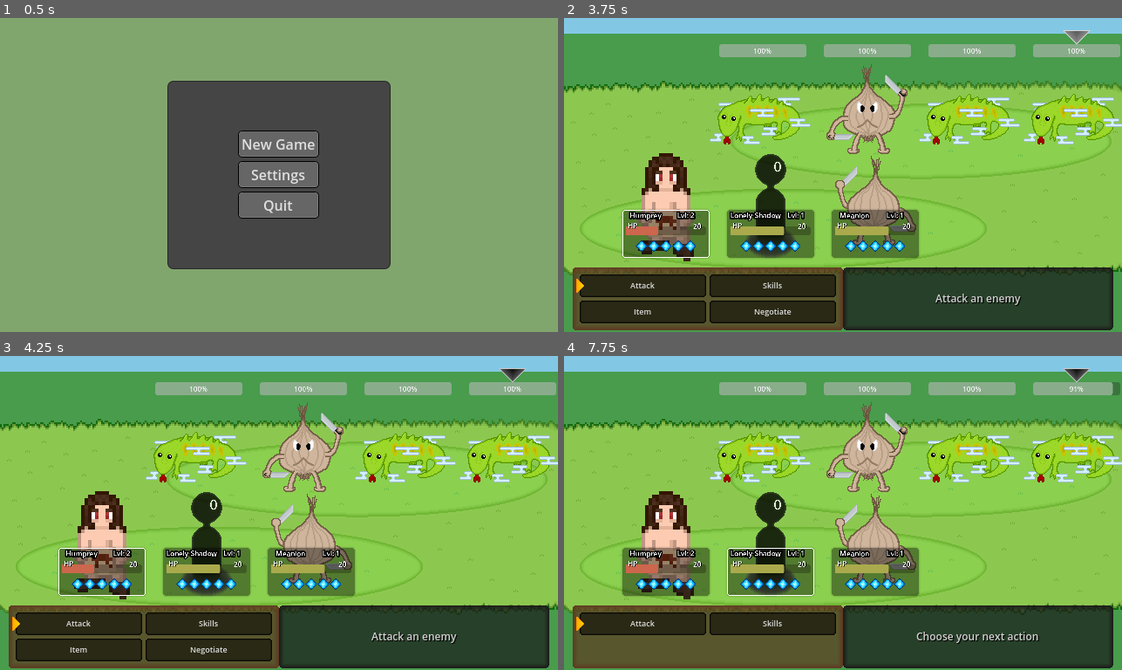
Above: before the commit, frames 1-4 (two rows, left to right).
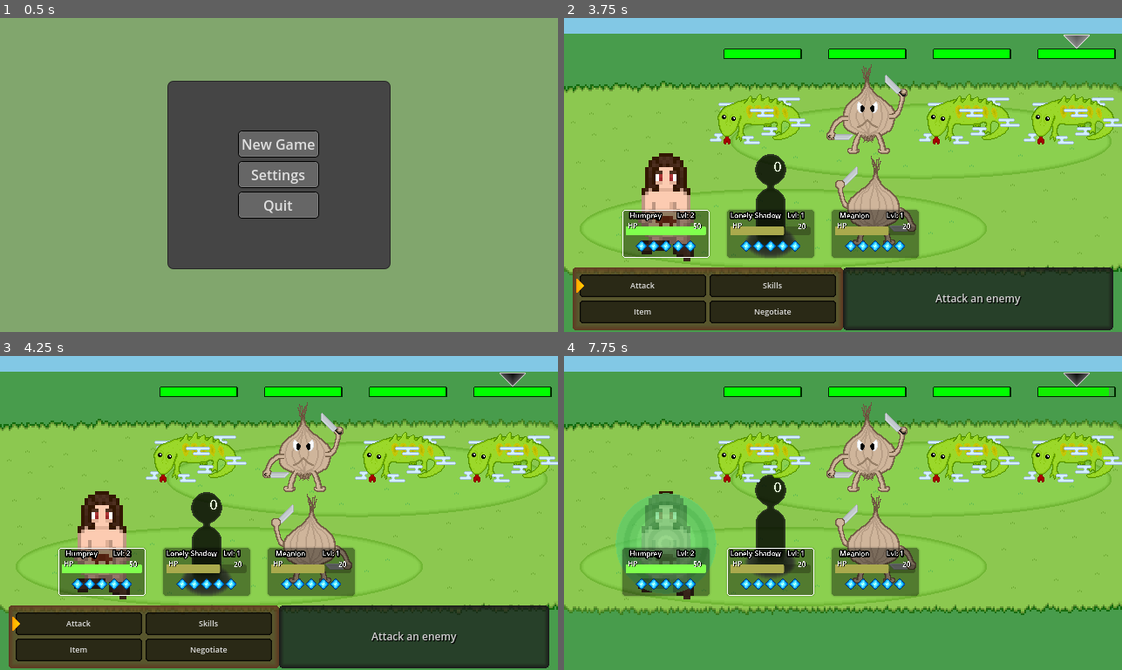
Above: after the commit, the same moments.

Repository: Willi-bot/GameProject
Game: Godot game, scene res://RootScene.tscn
The game is run twice, just before and just after one commit, with the same random seed, the same clock (stepped at 60 frames per second) and the same inputs.
Inputs (mouse positions are in pixels of both pictures, inside the frame that each line leads up to):
- Up to frame 1 (0.5 s): no input
- Up to frame 2 (3.75 s): click "New Game" at 0.5 s; click "Items" at 1.25 s; click "Team" at 2 s; click "Settings" at 2.75 s; tap Enter (Confirm) at 3.5 s; drag from (787, 187) to (971, 187) at 3.52 s
- Up to frame 3 (4.25 s): no input
- Up to frame 4 (7.75 s): click "Attack" at 4.25 s; drag from (731, 528) to (815, 575) at 5.02 s; click "Skills" at 5.75 s; click (614, 622) at 6.5 s, where only the run after the commit has a clickable "Heal"; click (619, 635) at 7.25 s, where only the run after the commit has a clickable "Humprey"

Frame 1 is identical in both runs. In frame 2, 3.4% of the frame differs, in the area x 11-100%, y 3-70%; in frame 3, 3.5%; in frame 4, 27%, in the area x 1-100%, y 3-100%.

Commit message:
add logic for hidding menu while animation is active

Diff:
--- a/gameproject/assets/asset.gd
+++ b/gameproject/assets/asset.gd
@@ -10,6 +10,7 @@
 @export var description: String
 @export var type: Type
 
+signal selection_finished
 signal turn_ended
 
 func _init():
--- a/gameproject/assets/items/FairyTear.gd
+++ b/gameproject/assets/items/FairyTear.gd
@@ -10,6 +10,7 @@
 
 func execute(entity: BaseEntity):
 	super(entity)
+	selection_finished.emit()
 
 	Global._update_item_count(self)
 	entity.current_mp = entity.max_mp
--- a/gameproject/assets/items/SmallElixir.gd
+++ b/gameproject/assets/items/SmallElixir.gd
@@ -10,6 +10,7 @@
 
 func execute(entity: BaseEntity):
 	super(entity)
+	selection_finished.emit()
 
 	Global._update_item_count(self)
 	entity.heal(40)
--- a/gameproject/assets/skills/Fireball.gd
+++ b/gameproject/assets/skills/Fireball.gd
@@ -13,6 +13,8 @@
 
 func execute(entity: BaseEntity) -> void:
 	super(entity)
+	selection_finished.emit()
+
 
 	entity.use_mp(mp_cost)
 	target = Global.bm.selected_target
--- a/gameproject/assets/skills/Heal.gd
+++ b/gameproject/assets/skills/Heal.gd
@@ -14,6 +14,9 @@
 
 	entity.use_mp(mp_cost)
 	target = await Global.bm.get_player_target()
+
+	selection_finished.emit()
+
 	var heal_amount = entity.intelligence * 2
 	target.entity.heal(heal_amount)
 	animation_scene = animation.instantiate() as AnimatedSprite2D
--- a/gameproject/assets/skills/Sweep.gd
+++ b/gameproject/assets/skills/Sweep.gd
@@ -13,6 +13,9 @@
 
 func execute(entity: BaseEntity) -> void:
 	super(entity)
+	selection_finished.emit()
+
+	print("THIS is emited")
 
 	entity.use_mp(mp_cost)
 
--- a/gameproject/default_values/player.json
+++ b/gameproject/default_values/player.json
@@ -3,7 +3,7 @@
 	"level": 2,
 	"current_exp": 0,
 	"max_hp": 20,
-	"current_hp": 20,
+	"current_hp": 50,
 	"max_mp": 5,
 	"mp_regen_rate": 1,
 	"current_mp": 5,
--- a/gameproject/entities/base_entity.gd
+++ b/gameproject/entities/base_entity.gd
@@ -35,13 +35,8 @@
 signal damage_processed
 
 
-func end_turn():
-	turn_ended.emit()
-
-
 func start_attacking(enemy_target : Node2D) -> void:
 	enemy_target.entity.be_damaged(strength)
-
 
 
 func be_damaged(amount : int, is_aoe: bool = false) -> void:
@@ -49,13 +44,11 @@
 
 	health_changed.emit(is_aoe)
 
-	if current_hp == 0:
-		death.emit()
 
 func heal(amount : int) -> void:
 	if current_hp < max_hp:
 		current_hp = min(current_hp + amount, max_hp)
-		health_changed.emit()
+		health_changed.emit(false)
 
 
 func use_mp(amount : int) -> void:
--- a/gameproject/entities/enemy/enemy.gd
+++ b/gameproject/entities/enemy/enemy.gd
@@ -17,6 +17,8 @@
 	entity.health_changed.connect(_process_health_change)
 	health_bar.max_value = entity.max_hp
 	health_bar.value = entity.current_hp
+	var color = get_hp_color(entity.current_hp, entity.max_hp)
+	health_bar.self_modulate = color
 
 
 func start_turn() -> void:
@@ -25,12 +27,21 @@
 
 func _update_health_indicator() -> void:
 	var tween = create_tween()
-	tween.tween_property(health_bar, "value", entity.current_hp, 2)
+	tween.tween_property(health_bar, "value", entity.current_hp, 0.5)
+
+	var target_color = get_hp_color(entity.current_hp, entity.max_hp)
+
+	tween.parallel().tween_property(health_bar, "self_modulate", target_color, 0.5)
+
 	await tween.finished
 
 
 func _process_health_change(is_aoe):
 	await _update_health_indicator()
+
+	if entity.current_hp == 0:
+		entity.death.emit()
+		return
 
 	if is_aoe:
 		entity.damage_processed.emit()
@@ -41,6 +52,17 @@
 
 func _on_character_sprite_pressed() -> void:
 	target_enemy.emit(self)
+
+
+func get_hp_color(current_hp: float, max_hp: float) -> Color:
+	current_hp = clamp(current_hp, 0, max_hp)
+	var health_percentage = current_hp / max_hp
+
+	var red_intensity = 1.0 - health_percentage
+	var green_intensity = health_percentage
+
+	return Color(red_intensity, green_intensity, 0.0)  # No blue component
+
 
 
 func set_target(target_icon: AnimatedSprite2D):
--- a/gameproject/entities/enemy/enemy.tscn
+++ b/gameproject/entities/enemy/enemy.tscn
@@ -22,6 +22,27 @@
 level = 0
 skills = Array[ExtResource("3_c5pe7")]([])
 
+[sub_resource type="StyleBoxFlat" id="StyleBoxFlat_nm4qk"]
+draw_center = false
+border_width_left = 3
+border_width_top = 3
+border_width_right = 3
+border_width_bottom = 3
+border_color = Color(0.150764, 0.163225, 8.42288e-08, 1)
+corner_radius_top_left = 4
+corner_radius_top_right = 4
+corner_radius_bottom_right = 4
+corner_radius_bottom_left = 4
+anti_aliasing = false
+
+[sub_resource type="StyleBoxFlat" id="StyleBoxFlat_fkl81"]
+bg_color = Color(1, 1, 1, 1)
+border_width_left = 3
+border_width_top = 3
+border_width_right = 3
+border_width_bottom = 3
+border_color = Color(1, 1, 1, 0)
+
 [sub_resource type="ShaderMaterial" id="ShaderMaterial_23uiq"]
 shader = ExtResource("5_hlaug")
 shader_parameter/color = Color(1, 1, 1, 1)
@@ -36,11 +57,19 @@
 entity = SubResource("Resource_efdqj")
 
 [node name="HealthBar" type="ProgressBar" parent="."]
-custom_minimum_size = Vector2(200, 0)
-offset_left = -100.0
-offset_top = -160.0
-offset_right = 100.0
-offset_bottom = -130.0
+self_modulate = Color(0.4, 0.572549, 0.239216, 1)
+custom_minimum_size = Vector2(180, 25)
+offset_left = -90.0
+offset_top = -150.0
+offset_right = 90.0
+offset_bottom = -125.0
+size_flags_horizontal = 3
+size_flags_vertical = 1
+theme_override_styles/background = SubResource("StyleBoxFlat_nm4qk")
+theme_override_styles/fill = SubResource("StyleBoxFlat_fkl81")
+step = 1.0
+value = 20.0
+show_percentage = false
 
 [node name="Sprite" type="Sprite2D" parent="."]
 material = SubResource("ShaderMaterial_23uiq")
--- a/gameproject/entities/player/player.gd
+++ b/gameproject/entities/player/player.gd
@@ -35,6 +35,11 @@
 	active_box = style_box.duplicate()
 	active_box.set_border_width_all(2)
 
+	health_bar.max_value = entity.max_hp
+	health_bar.value = entity.current_hp
+	health_bar.self_modulate = get_hp_color(entity.current_hp, entity.max_hp)
+	current_health.text = str(entity.current_hp)
+
 
 func start_turn():
 	entity.regen_mp()
@@ -45,22 +50,31 @@
 	_update_health_indicator()
 
 
-func _update_health_indicator():
-	health_bar.max_value = entity.max_hp
-	health_bar.value = entity.current_hp
-	var color = get_hp_color(entity.current_hp, entity.max_hp)
-	health_bar.self_modulate = color
+func _update_health_indicator() -> void:
 	current_health.text = str(entity.current_hp)
+	var tween = create_tween()
+	tween.tween_property(health_bar, "value", entity.current_hp, 0.5)
+
+	var target_color = get_hp_color(entity.current_hp, entity.max_hp)
+
+	tween.parallel().tween_property(health_bar, "self_modulate", target_color, 0.5)
+
+	await tween.finished
 
 
 func _process_health_change(is_aoe):
-	_update_health_indicator()
+	await _update_health_indicator()
+
+	if entity.current_hp == 0:
+		entity.death.emit()
+		return
 
 	if is_aoe:
-		entity.damaged_processed.emit()
+		entity.damage_processed.emit()
 		return
 
 	entity.turn_ended.emit()
+
 
 
 func _add_mana_orbs(mana_points: int):
--- a/gameproject/scenes/battle/battle.gd
+++ b/gameproject/scenes/battle/battle.gd
@@ -52,6 +52,7 @@
 var selected_target : Node2D
 var ally_turn: bool = true
 var game_over: bool = false
+var turn_in_progress: bool = false
 
 var initiate_negotiation: bool = false
 
@@ -154,10 +155,23 @@
 	btn.initialize(asset)
 
 	btn.pressed.connect(Callable(btn, "_on_button_pressed").bind(current_turn.entity))
+	btn.asset.selection_finished.connect(_set_turn_in_progress)
+
+	btn.asset.turn_ended.connect(_set_turn_finished)
 	btn.asset.turn_ended.connect(_next_turn)
 
 	return btn
 
+
+func _set_turn_in_progress():
+	turn_in_progress = true
+	menu_box.visible = false
+	select_icon.visible = false
+
+func _set_turn_finished():
+	turn_in_progress = false
+	menu_box.visible = true
+	select_icon.visible = true
 
 func _choose_target(target: EnemyNode) -> void:
 	selected_target = target
@@ -174,7 +188,7 @@
 
 
 func _next_turn() -> void:
-	if game_over or Global.paused:
+	if turn_in_progress or game_over or Global.paused:
 		return
 
 	current_turn.set_inactive()
@@ -287,7 +301,7 @@
 
 
 func _input(event: InputEvent) -> void:
-	if game_over or Global.paused:
+	if turn_in_progress or game_over or Global.paused:
 		return
 
 	if ally_turn and event.is_action_pressed("EnemySelection"):
--- /dev/null
+++ b/gameproject/ui_elements/health_bar.tscn
@@ -0,0 +1,25 @@
+[gd_scene load_steps=2 format=3 uid="uid://ddk0d8cffaowl"]
+
+[sub_resource type="StyleBoxFlat" id="StyleBoxFlat_yuof6"]
+bg_color = Color(1, 1, 1, 1)
+corner_radius_top_right = 4
+corner_radius_bottom_right = 4
+
+[node name="HealthBar" type="ProgressBar"]
+self_modulate = Color(0.4, 0.572549, 0.239216, 1)
+custom_minimum_size = Vector2(120, 20)
+anchors_preset = 8
+anchor_left = 0.5
+anchor_top = 0.5
+anchor_right = 0.5
+anchor_bottom = 0.5
+offset_left = -60.0
+offset_top = -13.5
+offset_right = 60.0
+offset_bottom = 13.5
+grow_horizontal = 2
+grow_vertical = 2
+size_flags_horizontal = 4
+size_flags_vertical = 4
+theme_override_styles/fill = SubResource("StyleBoxFlat_yuof6")
+show_percentage = false
Not shown: 1 places in gameproject/entities/enemy/enemy.tscn that only renumber resources
